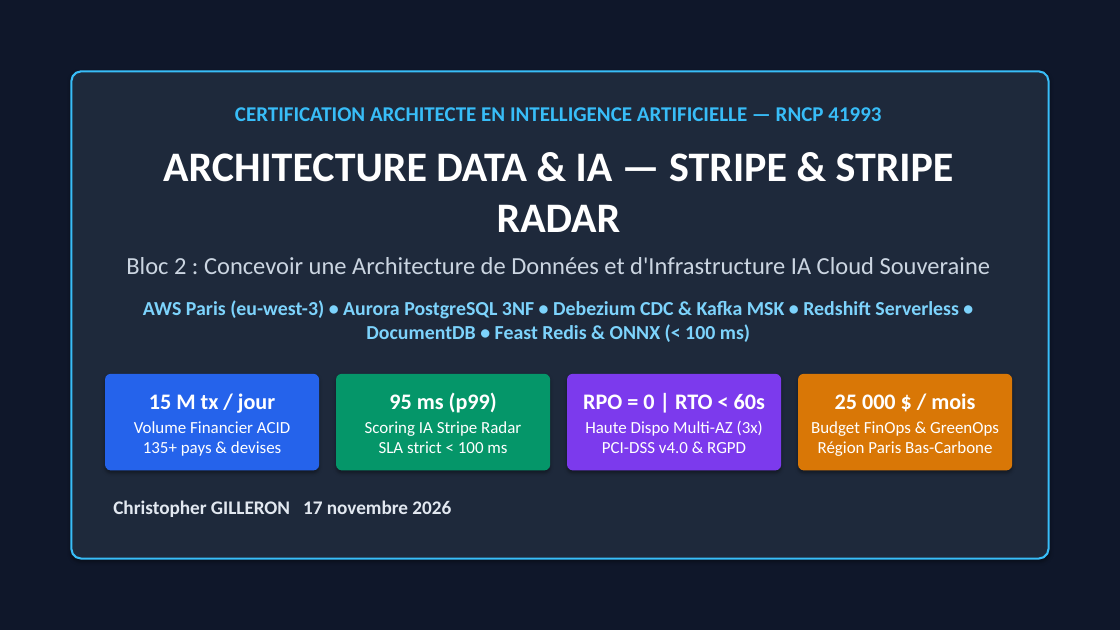
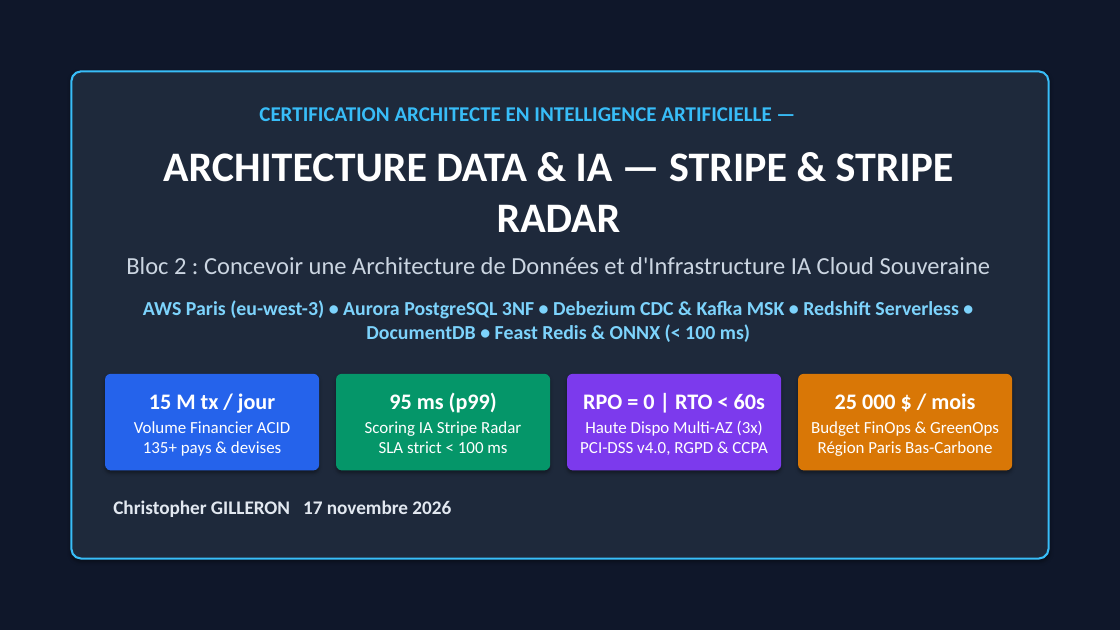
Before and after one commit to Elkristobal59/CERTIFICATION_AIA, a slide deck: slide 1 of 02_BLOC_2_ARCHITECTURE_STRIPE/LIVRABLES/PRESENTATION_STRIPE_BLOC2.pptx. Drawn at 1120x630 pixels with LibreOffice and Linux fonts; fonts in the diff are those of the drawing. Boxes give left, top, right and bottom in pixels: in the first picture for what was removed or moved away, otherwise in the second. Text is boxed around its words. In the diff, an @@ line names an element or a change of style, - is before the commit and + after.

Commit message:
Bloc 2 (Stripe): mise a niveau complete 100% cahier des charges Jedha & RNCP 41993

```diff
--- a/02_BLOC_2_ARCHITECTURE_STRIPE/LIVRABLES/PRESENTATION_STRIPE_BLOC2.pptx
+++ b/02_BLOC_2_ARCHITECTURE_STRIPE/LIVRABLES/PRESENTATION_STRIPE_BLOC2.pptx
@@ text at [259, 107, 771, 121]: text changed @@
-CERTIFICATION ARCHITECTE EN INTELLIGENCE ARTIFICIELLE — RNCP 41993
+CERTIFICATION ARCHITECTE EN INTELLIGENCE ARTIFICIELLE —
@@ text in rounded rectangle at [580, 421, 767, 455]: text changed @@
-Haute Dispo Multi-AZ (3x)
-PCI-DSS v4.0 & RGPD
+Haute Dispo Multi-AZ (3x)
+PCI-DSS v4.0, RGPD & CCPA
```
Also in this commit, not shown: 4 other slides changed, 15 other files.
